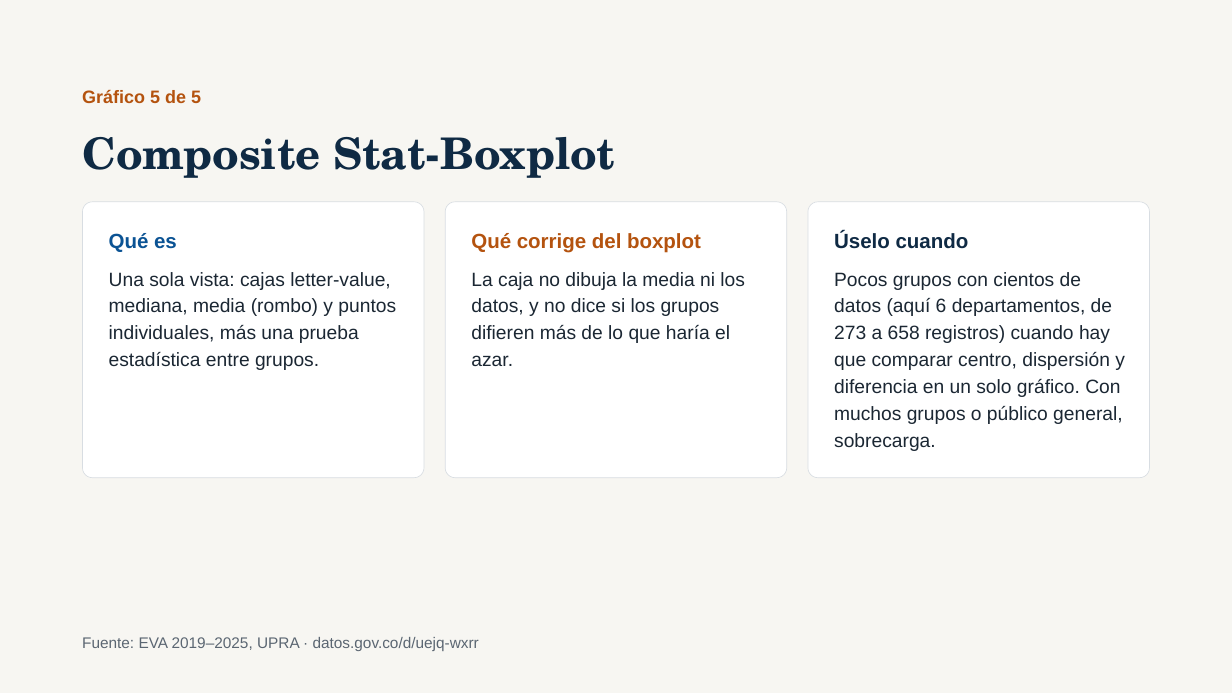
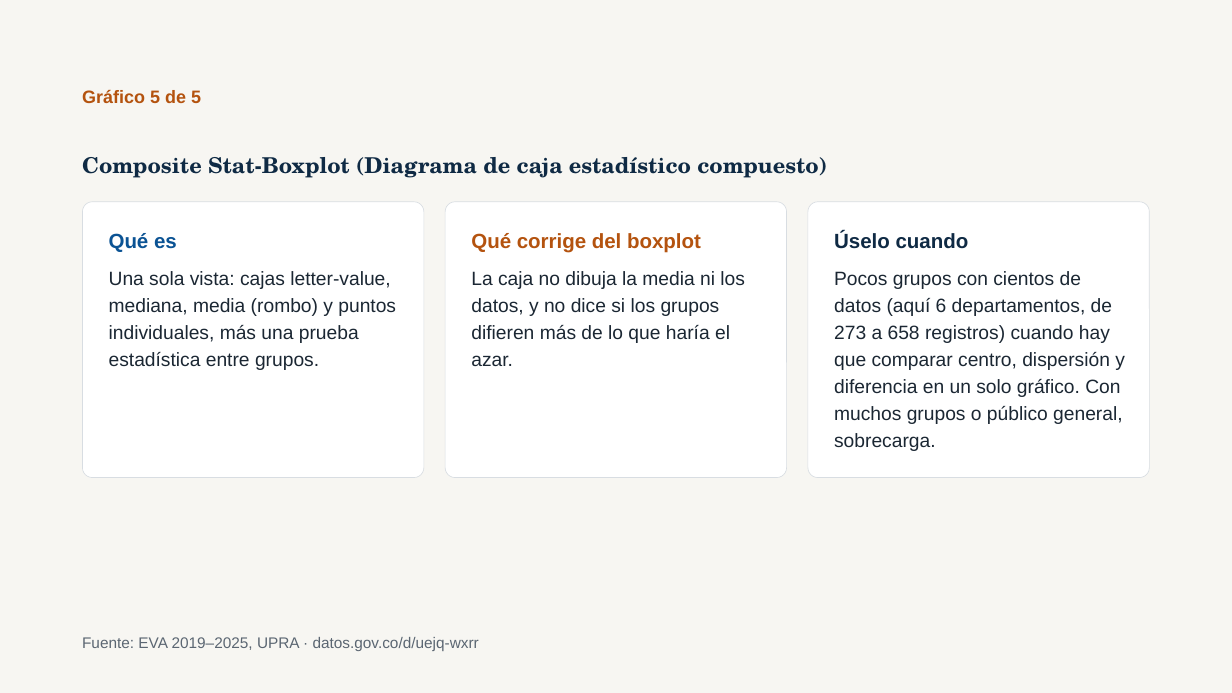
Before and after one commit to Breinersmartinez/statistical-distribution-visualizations, a slide deck: slide 10 of presentation/Cinco variaciones modernas del diagrama de caja y bigotes.pptx. Drawn at 1232x693 pixels with LibreOffice and Linux fonts; fonts in the diff are those of the drawing. Boxes give left, top, right and bottom in pixels: in the first picture for what was removed or moved away, otherwise in the second. Text is boxed around its words. In the diff, an @@ line names an element or a change of style, - is before the commit and + after.

```diff
--- a/presentation/Cinco variaciones modernas del diagrama de caja y bigotes.pptx
+++ b/presentation/Cinco variaciones modernas del diagrama de caja y bigotes.pptx
@@ title at box(82, 157, 827, 178): text changed; size 34 to 17 pt @@
-Composite Stat-Boxplot
+Composite Stat-Boxplot (Diagrama de caja estadístico compuesto)
```
Also in this commit, not shown: 5 other slides changed.
